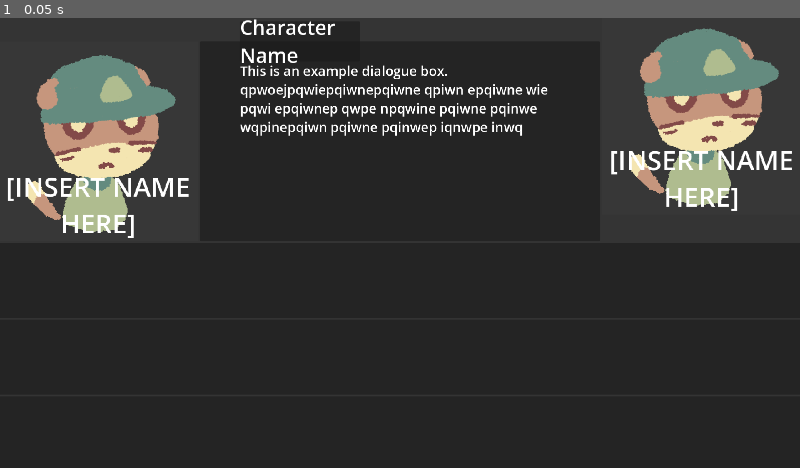
Above: before the commit, frame 1.
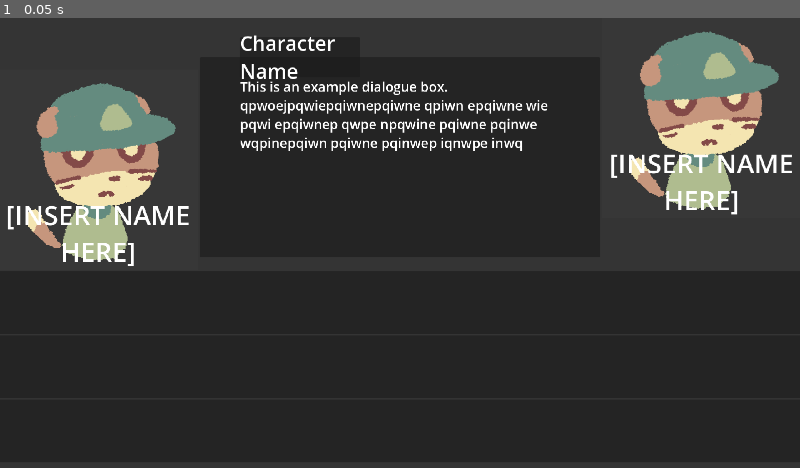
Above: after the commit, the same moment.

Repository: corin-gaiotto/gdc-jam-fall-2026
Game: Godot game, scene res://scenes/ui/dialogue_ui.tscn
Two runs of this game, one before a commit and one after it. Both use one fixed random seed, a clock stepped at 60 frames per second and the inputs below. This scene is started directly instead of the project's main scene.
Inputs:
- Up to frame 1 (0.05 s): no input

The runs differ from the first frame. In frame 1, 9.9% of the frame differs, in the area x 1-99%, y 0-56%.

Commit message:
updated dialogue UI layout

Diff:
--- a/scenes/ui/dialogue_ui.tscn
+++ b/scenes/ui/dialogue_ui.tscn
@@ -26,7 +26,7 @@
 layout_mode = 2
 
 [node name="Temp_HPBars" type="Control" parent="VBoxContainer/HBoxContainer/VBoxContainer" unique_id=1444571799]
-custom_minimum_size = Vector2(0, 60)
+custom_minimum_size = Vector2(0, 120)
 layout_mode = 2
 
 [node name="DialoguePortrait" parent="VBoxContainer/HBoxContainer/VBoxContainer" unique_id=1415108031 instance=ExtResource("1_sd0pw")]
@@ -37,7 +37,7 @@
 layout_mode = 2
 
 [node name="Filler" type="Control" parent="VBoxContainer/HBoxContainer/VBoxContainer2" unique_id=423007421]
-custom_minimum_size = Vector2(0, 60)
+custom_minimum_size = Vector2(0, 90)
 layout_mode = 2
 
 [node name="DialogueBox" parent="VBoxContainer/HBoxContainer/VBoxContainer2" unique_id=128716282 instance=ExtResource("2_ysedr")]
@@ -52,20 +52,20 @@
 layout_mode = 2
 
 [node name="Temp_Description" type="Control" parent="VBoxContainer/HBoxContainer/VBoxContainer3" unique_id=375906254]
-custom_minimum_size = Vector2(0, 60)
+custom_minimum_size = Vector2(0, 120)
 layout_mode = 2
 
 [node name="VBoxContainer" type="VBoxContainer" parent="VBoxContainer" unique_id=255752501]
 layout_mode = 2
 
 [node name="Button" type="Button" parent="VBoxContainer/VBoxContainer" unique_id=635322184]
-custom_minimum_size = Vector2(0, 180)
+custom_minimum_size = Vector2(0, 150)
 layout_mode = 2
 
 [node name="Button2" type="Button" parent="VBoxContainer/VBoxContainer" unique_id=1853770600]
-custom_minimum_size = Vector2(0, 180)
+custom_minimum_size = Vector2(0, 150)
 layout_mode = 2
 
 [node name="Button3" type="Button" parent="VBoxContainer/VBoxContainer" unique_id=338036575]
-custom_minimum_size = Vector2(0, 180)
+custom_minimum_size = Vector2(0, 150)
 layout_mode = 2
